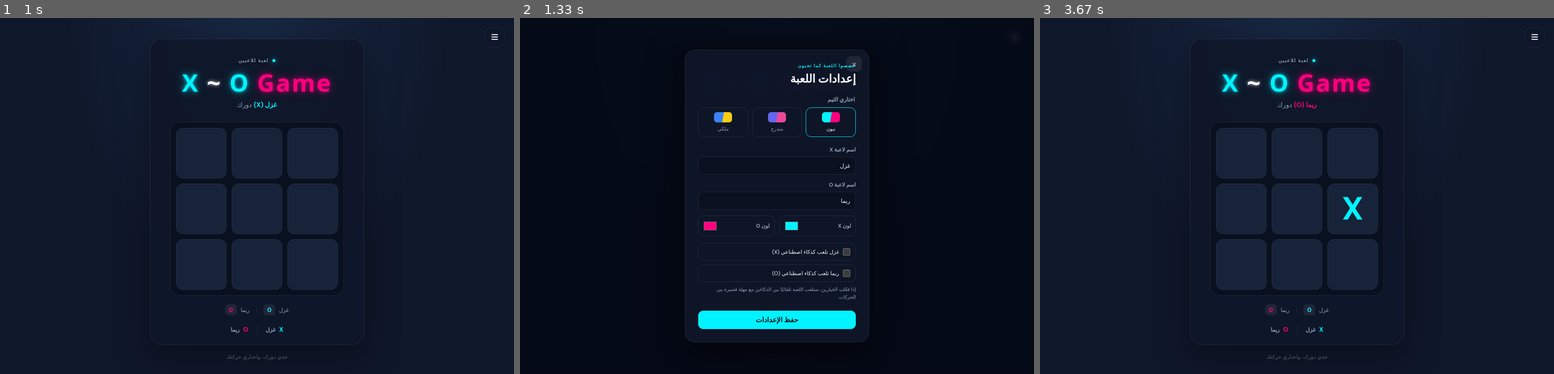
Above: before the commit, frames 1-3 (left to right).
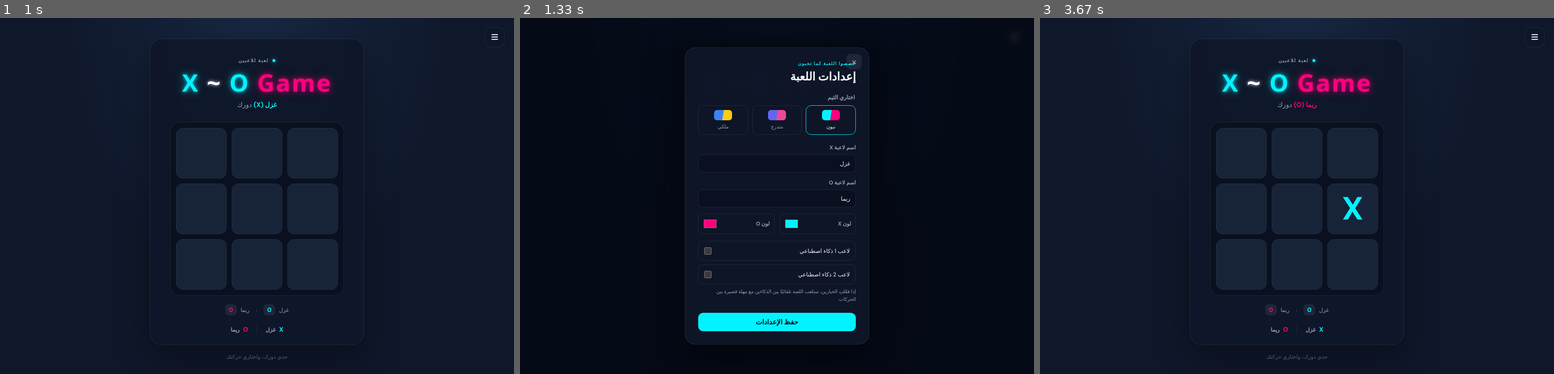
Above: after the commit, the same moments.

Repository: ramisadaa/x_o_game
Game: browser game, page index.html
Two runs of this game, one before a commit and one after it. Both use one fixed random seed, a clock stepped at 60 frames per second and the inputs below.
Inputs (mouse positions are in pixels of both pictures, inside the frame that each line leads up to):
- Up to frame 1 (1 s): no input
- Up to frame 2 (1.33 s): click "Open settings" at 1.27 s
- Up to frame 3 (3.67 s): tap Enter at 1.52 s; click (1297, 224) at 2.02 s; click "حفظ الإعدادات" at 2.77 s; click "Middle left cell" at 3.52 s

Frame 1 is identical in both runs. In frame 2, 1.9% of the frame differs, in the area x 32-68%, y 8-92%; in frame 3, nothing differs.

Commit message:
Update X-O game

Diff:
--- a/index.html
+++ b/index.html
@@ -78,8 +78,8 @@
         <label for="color-o">لون O <input id="color-o" type="color" value="#ff007f"></label>
       </div>
       <div class="ai-fields">
-        <label class="ai-option" for="ai-x"><input id="ai-x" type="checkbox"> <span id="ai-x-label">غزل تلعب كذكاء اصطناعي (X)</span></label>
-        <label class="ai-option" for="ai-o"><input id="ai-o" type="checkbox"> <span id="ai-o-label">ريما تلعب كذكاء اصطناعي (O)</span></label>
+        <label class="ai-option" for="ai-x"><span>لاعب 1 ذكاء اصطناعي</span><input id="ai-x" type="checkbox"></label>
+        <label class="ai-option" for="ai-o"><span>لاعب 2 ذكاء اصطناعي</span><input id="ai-o" type="checkbox"></label>
         <p class="ai-note">إذا فعّلتِ الخيارين، ستلعب اللعبة تلقائيًا بين الذكاءين مع مهلة قصيرة بين الحركات.</p>
       </div>
       <button class="save-settings" id="save-settings" type="button">حفظ الإعدادات</button>
--- a/script.js
+++ b/script.js
@@ -41,8 +41,6 @@
 function renderNames() {
   document.getElementById("score-x-name").textContent = playerName("X");
   document.getElementById("score-o-name").textContent = playerName("O");
-  document.getElementById("ai-x-label").textContent = `${playerName("X")} تلعب كذكاء اصطناعي (X)`;
-  document.getElementById("ai-o-label").textContent = `${playerName("O")} تلعب كذكاء اصطناعي (O)`;
   document.querySelector(".player-x").innerHTML = `<span class="chip-symbol">X</span> ${escapeHtml(playerName("X"))}`;
   document.querySelector(".player-o").innerHTML = `<span class="chip-symbol">O</span> ${escapeHtml(playerName("O"))}`;
 }
--- a/style.css
+++ b/style.css
@@ -97,7 +97,7 @@
 .color-fields label { display:flex; justify-content:space-between; align-items:center; gap:8px; padding:9px 10px; border:1px solid var(--line); border-radius:10px; }
 .color-fields input { width:34px; height:28px; padding:0; border:0; background:transparent; cursor:pointer; }
 .ai-fields { display:grid; gap:9px; margin-top:16px; }
-.ai-option { display:flex; align-items:center; gap:9px; padding:11px 12px; border:1px solid var(--line); border-radius:11px; color:var(--text); font-size:.78rem; cursor:pointer; }
+.ai-option { display:flex; align-items:center; justify-content:space-between; width:100%; min-height:46px; gap:12px; padding:10px 13px; border:1px solid var(--line); border-radius:11px; color:var(--text); font-size:.82rem; cursor:pointer; }
 .ai-option input { width:17px; height:17px; margin:0; accent-color:var(--x-color); }
 .ai-note { margin:0; color:var(--muted); font-size:.7rem; line-height:1.6; }
 .save-settings { width:100%; margin-top:22px; }
